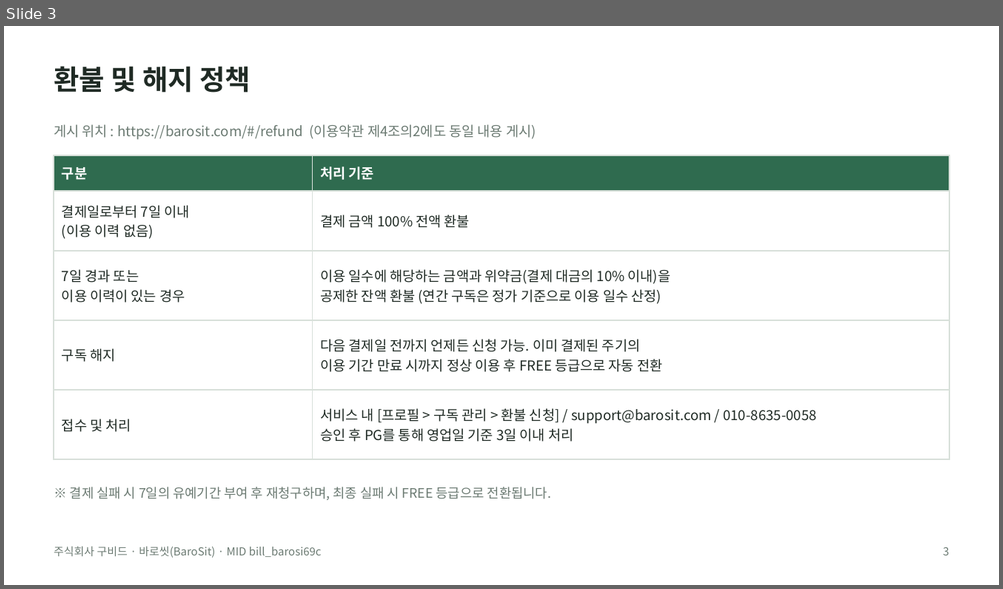
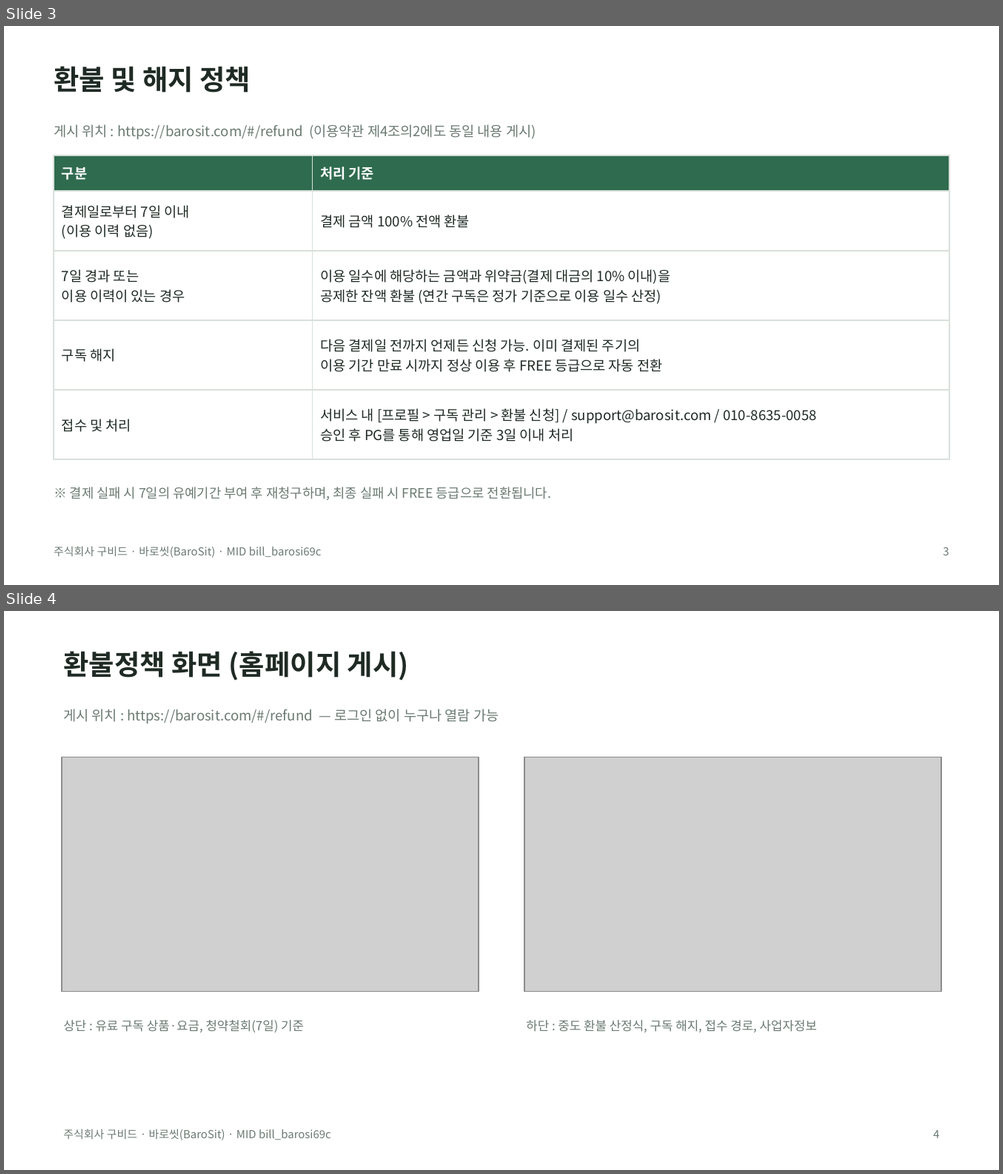
Before and after one commit to jay365-code/barosit, a slide deck: docs/바로씻_빌링결제경로.pptx. Shown one above the other, each under a label of ours: slide 3 before the commit, slides 3 and 4 after it. The pictures are 1003x589 and 1003x1174 pixels, drawn with LibreOffice and Linux fonts; fonts in the diff are those of the drawing; grey boxes stand for pictures. Boxes give left, top, right and bottom in pixels: in the first picture for what was removed or moved away, otherwise in the second. Text is boxed around its words. In the diff, an @@ line names an element or a change of style, - is before the commit and + after.

```diff
--- a/docs/바로씻_빌링결제경로.pptx
+++ b/docs/바로씻_빌링결제경로.pptx
@@ slide 4 added at box(4, 611, 999, 1170), background #FFFFFF @@
@@ text added at box(63, 651, 409, 681), 20 pt, text #1F2A24, bold @@
+환불정책 화면 (홈페이지 게시)
@@ text added at box(63, 709, 498, 723), 10 pt, text #6B7A72 @@
+게시 위치 : https://barosit.com/#/refund — 로그인 없이 누구나 열람 가능
@@ picture added at box(62, 758, 478, 992) @@
@@ picture added at box(524, 758, 941, 992) @@
@@ text added at box(63, 1020, 304, 1033), 9 pt, text #6B7A72 @@
+상단 : 유료 구독 상품·요금, 청약철회(7일) 기준
@@ text added at box(526, 1020, 817, 1033), 9 pt, text #6B7A72 @@
+하단 : 중도 환불 산정식, 구독 해지, 접수 경로, 사업자정보
@@ text added at box(63, 1129, 331, 1141), 8 pt, text #6B7A72 @@
+주식회사 구비드 · 바로씻(BaroSit) · MID bill_barosi69c
@@ text added at box(933, 1130, 939, 1139), 8 pt, text #6B7A72 @@
+4
```
Also in this commit, not shown: 10 slides changed, 1 other file.
